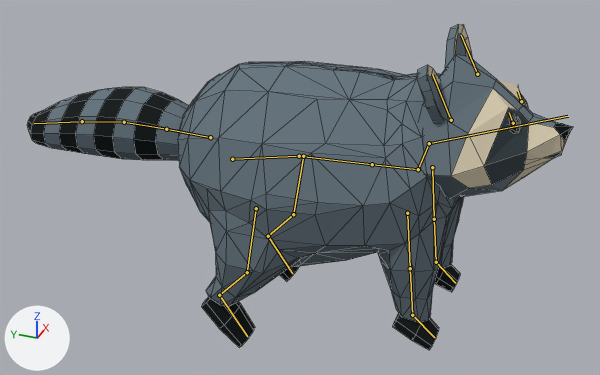
What one commit did to the Blender file assets/characters/raccoon_v2.blend.
Both versions are drawn from a camera (50 mm lens) standing at (-2.071, -0.592, 1.478) and looking at (0.021, 0.2, 0.352). The lights are fixed; the arrows at lower left show +X, +Y and +Z. The older version comes first. Both versions are drawn at frame 0 of the action 'jump'; the numbers are the values there. The bones that bend it are drawn over the model as lines. Mesh edges are drawn as thin lines.

Names of what the first picture shows: 'Raccoon'.
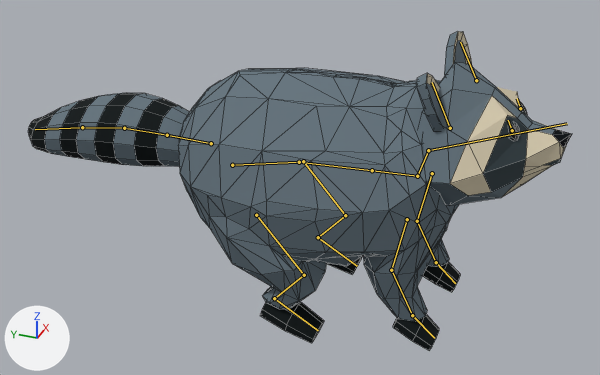
Pixel boxes (x1, y1, x2, y2) of what changed, in the pictures (600 x 375 px):
'Raccoon', posed
    before: (27, 24, 573, 350)
    after: (28, 31, 572, 351)
bone 'pelvis', root to tip
    before: (232, 159) to (299, 156)
    after: (232, 165) to (299, 162)

What changed in the scene script:
```text
Change bone_pelvis:
    where bone_pelvis = bpy.data.objects['RaccoonRig'].pose.bones['pelvis']  # child of 'root'
    bone_pelvis.location: (0.0, -0.012, 0.049) -> (0.0, -0.013, 0.069)
Change bone_foot_ik_l:
    where bone_foot_ik_l = bpy.data.objects['RaccoonRig'].pose.bones['foot_ik.L']  # child of 'root'
    bone_foot_ik_l.location: (0.0, -0.049, 0.011) -> (0.0, 0.12, -0.058)
    bone_foot_ik_l.rotation_quaternion: (0.931, 0.366, 0.0, 0.0) -> (0.989, 0.149, 0.0, 0.0)  # degrees (43, 0, 0) -> degrees (17, 0, 0)
Change bone_foot_ik_r:
    where bone_foot_ik_r = bpy.data.objects['RaccoonRig'].pose.bones['foot_ik.R']  # child of 'root'
    bone_foot_ik_r.location: (0.0, -0.049, 0.011) -> (0.0, 0.12, -0.058)
    bone_foot_ik_r.rotation_quaternion: (0.931, 0.366, 0.0, 0.0) -> (0.989, 0.149, 0.0, 0.0)  # degrees (43, 0, 0) -> degrees (17, 0, 0)
```
